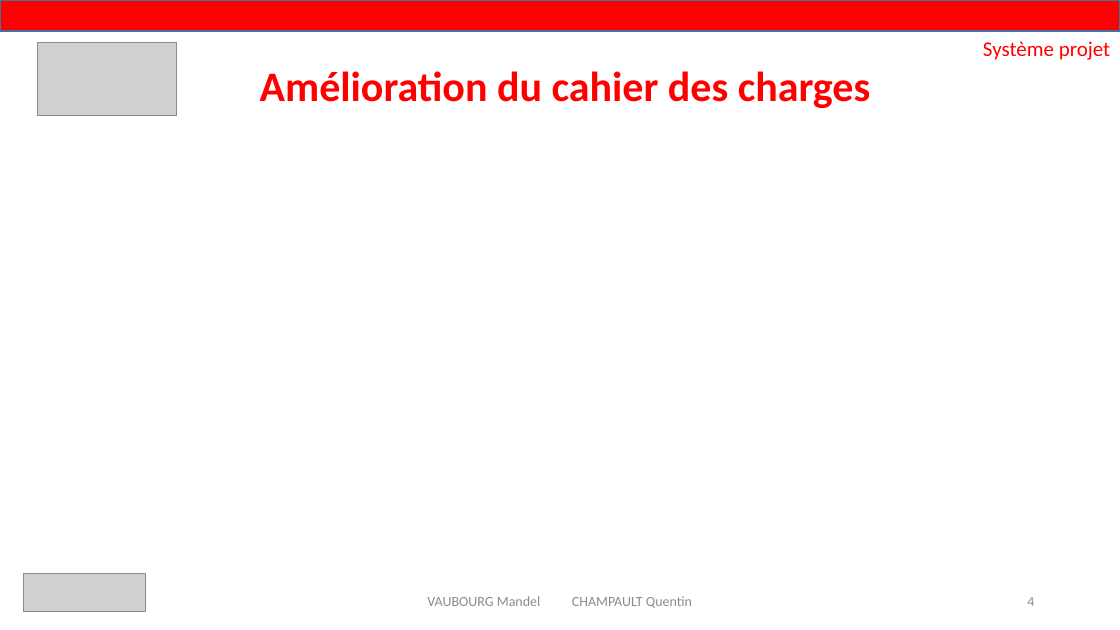
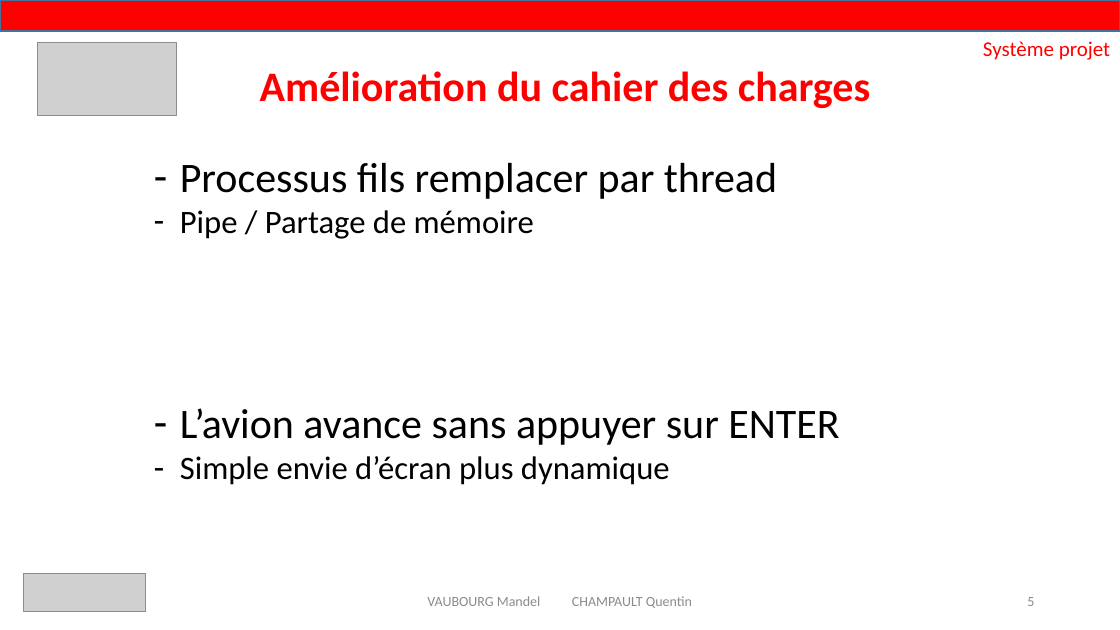
Before and after one commit to Akitoshi02/ExiaScreen, a slide deck: slide 5 of Rapport de fin + Powerpoint/exia.pptx (slide 4 before the commit). Drawn at 1120x630 pixels with LibreOffice and Linux fonts; fonts in the diff are those of the drawing; grey boxes stand for pictures. Boxes give left, top, right and bottom in pixels: in the first picture for what was removed or moved away, otherwise in the second. Text is boxed around its words. In the diff, an @@ line names an element or a change of style, - is before the commit and + after.

```diff
--- a/Rapport de fin + Powerpoint/exia.pptx
+++ b/Rapport de fin + Powerpoint/exia.pptx
@@ text added at (180,163,839,485), 36 pt, text #000000 @@
+– Processus fils remplacer par thread
+– Pipe / Partage de mémoire
+– L’avion avance sans appuyer sur ENTER
+– Simple envie d’écran plus dynamique
@@ page number at (1027,597,1034,606): text changed @@
-4
+5
```
Also in this commit, not shown: 5 other slides changed, 12 slides added.
